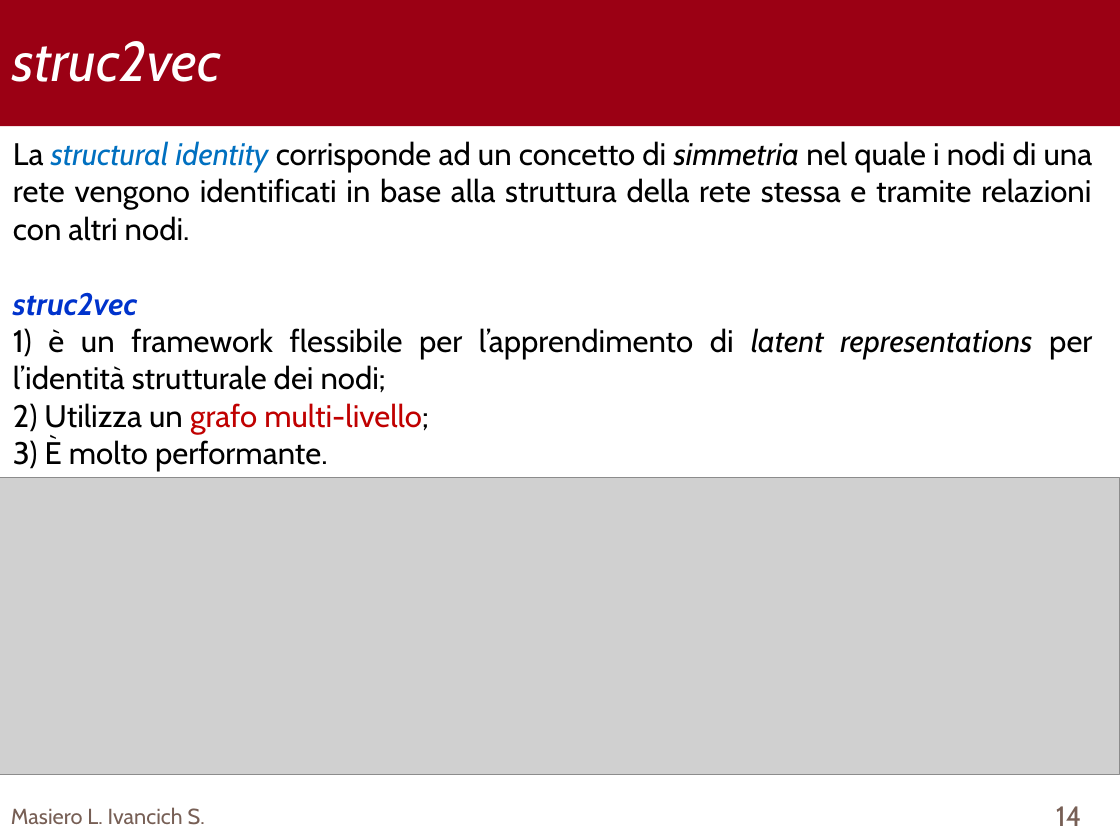
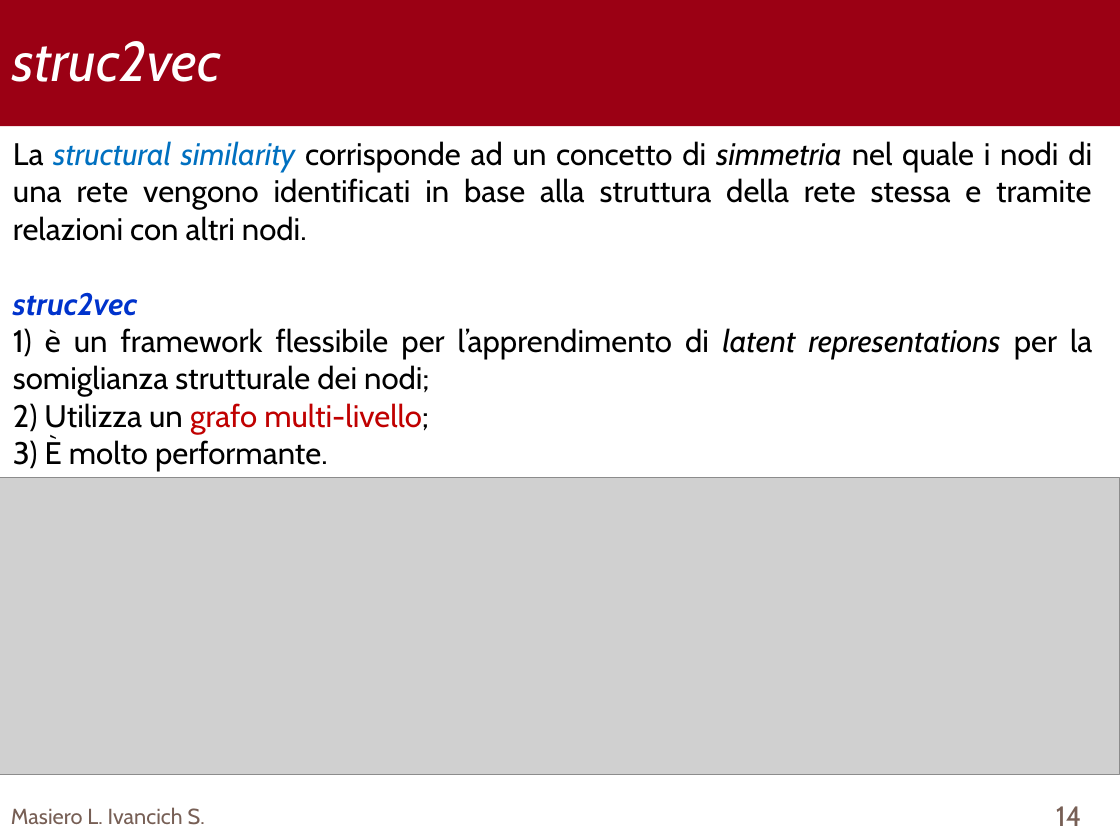
Before and after one commit to TyllanDrake/NetworkAlignment, a slide deck: slide 14 of Presentation/Presentation.pptx. Drawn at 1120x840 pixels with LibreOffice and Linux fonts; fonts in the diff are those of the drawing; grey boxes stand for pictures; background and template pictures are left out. Boxes give left, top, right and bottom in pixels: in the first picture for what was removed or moved away, otherwise in the second. Text is boxed around its words. In the diff, an @@ line names an element or a change of style, - is before the commit and + after.

Commit message:
Presentation

```diff
--- a/Presentation/Presentation.pptx
+++ b/Presentation/Presentation.pptx
@@ text at [13, 141, 1092, 241]: text changed @@
-La structural identity corrisponde ad un concetto di simmetria nel quale i nodi di una rete vengono identificati in base alla struttura della rete stessa e tramite relazioni con altri nodi.
+La structural similarity corrisponde ad un concetto di simmetria nel quale i nodi di una rete vengono identificati in base alla struttura della rete stessa e tramite relazioni con altri nodi.
@@ text at [13, 328, 1092, 397]: text changed @@
-1) è un framework flessibile per l’apprendimento di latent representations per l’identità strutturale dei nodi;
+1) è un framework flessibile per l’apprendimento di latent representations per la somiglianza strutturale dei nodi;
```
Also in this commit, not shown: 1 other slide changed, 2 other files.
